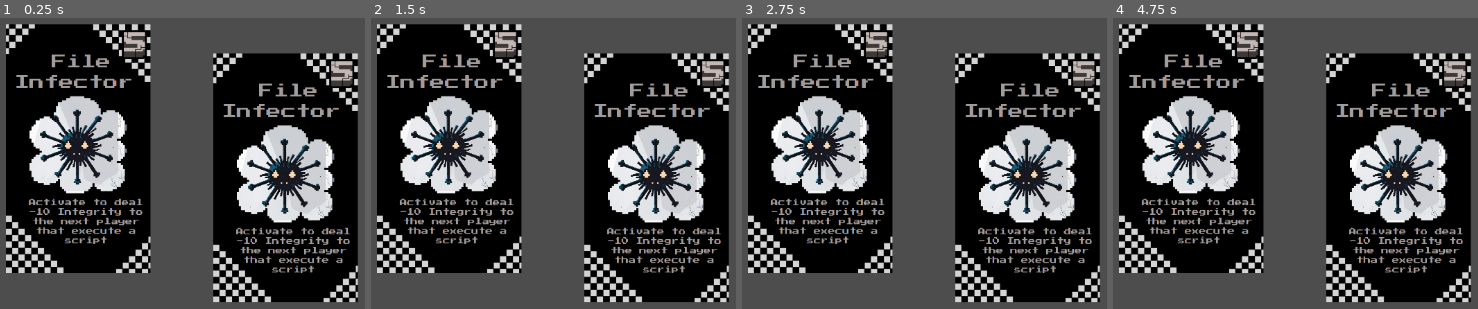
Above: before the commit, frames 1-4 (left to right).
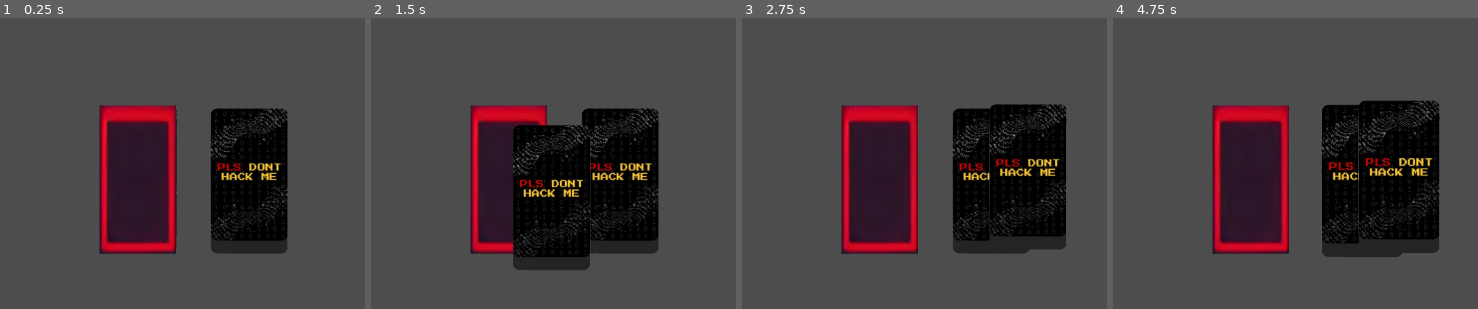
Above: after the commit, the same moments.

Repository: tawaninm/PlsDontHackMe
Game: Godot game, scene res://Scene/main.tscn
Two runs of this game, one before a commit and one after it. Both use one fixed random seed, a clock stepped at 60 frames per second and the inputs below.
Inputs (mouse positions are in pixels of both pictures, inside the frame that each line leads up to):
- Up to frame 1 (0.25 s): no input
- Up to frame 2 (1.5 s): tap Enter at 0.5 s; move the mouse to (outside the picture) at 0.52 s; click (outside the picture) at 0.67 s; tap Space at 1.25 s; drag from (498, 210) to (655, 178) at 1.27 s
- Up to frame 3 (2.75 s): move the mouse to (outside the picture) at 2.02 s; click (outside the picture) at 2.17 s
- Up to frame 4 (4.75 s): tap Enter at 2.75, 4.25 s; drag from (1361, 276) to (1397, 178) at 2.77 s; tap Space at 3.5 s; move the mouse to (outside the picture) at 3.52 s; click (outside the picture) at 3.67 s; drag from (1160, 119) to (1397, 178) at 4.27 s

The runs differ from the first frame. In frame 1, 65% of the frame differs, in the area x 1-99%, y 2-98%; in frame 2, 70%; in frame 3, 64%; in frame 4, 64%.

Commit message:
add Card Hover and card slot (slot not match now)

Diff:
--- a/Scene/card.tscn
+++ b/Scene/card.tscn
@@ -1,19 +1,26 @@
-[gd_scene load_steps=3 format=3 uid="uid://ch5fymw61da7g"]
+[gd_scene load_steps=4 format=3 uid="uid://u44cll7bp3s0"]
 
-[ext_resource type="Texture2D" uid="uid://bifb6xgm88j88" path="res://Asset/IMG/30.png" id="1_okpo3"]
+[ext_resource type="Texture2D" uid="uid://dxnhtc0mraow3" path="res://Asset/IMG/29.png" id="1_vp1ek"]
+[ext_resource type="Script" path="res://Script/card.gd" id="1_xlue2"]
 
-[sub_resource type="RectangleShape2D" id="RectangleShape2D_n7mkn"]
-size = Vector2(616.11, 1039.6)
+[sub_resource type="RectangleShape2D" id="RectangleShape2D_p405s"]
+size = Vector2(563, 1055)
 
-[node name="Card" type="Node"]
+[node name="Card" type="Node2D"]
+position = Vector2(0, -9.53674e-07)
+scale = Vector2(0.2, 0.2)
+script = ExtResource("1_xlue2")
 
-[node name="CardImage" type="Sprite2D" parent="."]
-position = Vector2(573, 309)
-scale = Vector2(0.344094, 0.344094)
-texture = ExtResource("1_okpo3")
+[node name="CardImg" type="Sprite2D" parent="."]
+texture = ExtResource("1_vp1ek")
 
-[node name="Area2D" type="Area2D" parent="CardImage"]
+[node name="Area2D" type="Area2D" parent="."]
+position = Vector2(0, 5.72205e-06)
 
-[node name="CollisionShape2D" type="CollisionShape2D" parent="CardImage/Area2D"]
-position = Vector2(0, 5.40613)
-shape = SubResource("RectangleShape2D_n7mkn")
+[node name="CollisionShape2D" type="CollisionShape2D" parent="Area2D"]
+position = Vector2(3.49998, -1.90735e-06)
+scale = Vector2(1, 1)
+shape = SubResource("RectangleShape2D_p405s")
+
+[connection signal="mouse_entered" from="Area2D" to="." method="_on_area_2d_mouse_entered"]
+[connection signal="mouse_exited" from="Area2D" to="." method="_on_area_2d_mouse_exited"]
--- /dev/null
+++ b/Scene/cardslot.tscn
@@ -0,0 +1,25 @@
+[gd_scene load_steps=4 format=3 uid="uid://d3thw7ewxb7wj"]
+
+[ext_resource type="Texture2D" uid="uid://cm1ksjxcx01l2" path="res://Asset/IMG/slot.png" id="1_s0abm"]
+[ext_resource type="Script" path="res://Script/cardslot.gd" id="1_t0bik"]
+
+[sub_resource type="RectangleShape2D" id="RectangleShape2D_3ut7g"]
+size = Vector2(107.72, 147.158)
+
+[node name="Cardslot" type="Node2D"]
+position = Vector2(523, 334)
+scale = Vector2(0.95, 1.52)
+script = ExtResource("1_t0bik")
+
+[node name="CardSlotImage" type="Sprite2D" parent="."]
+scale = Vector2(-0.159999, -0.159999)
+texture = ExtResource("1_s0abm")
+
+[node name="Area2D" type="Area2D" parent="."]
+collision_layer = 0
+collision_mask = 2
+
+[node name="CollisionShape2D" type="CollisionShape2D" parent="Area2D"]
+position = Vector2(-1.93715e-06, 9.53674e-07)
+scale = Vector2(1.02116, 0.951358)
+shape = SubResource("RectangleShape2D_3ut7g")
--- a/Scene/main.tscn
+++ b/Scene/main.tscn
@@ -1,29 +1,20 @@
-[gd_scene load_steps=5 format=3 uid="uid://bbjh5jh5bs1t5"]
+[gd_scene load_steps=4 format=3 uid="uid://bbjh5jh5bs1t5"]
 
-[ext_resource type="Texture2D" uid="uid://bifb6xgm88j88" path="res://Asset/IMG/30.png" id="1_5oxvn"]
-[ext_resource type="PackedScene" uid="uid://ch5fymw61da7g" path="res://Scene/card.tscn" id="1_oluc1"]
-[ext_resource type="Script" path="res://Script/card_manager.gd" id="1_usipr"]
-
-[sub_resource type="RectangleShape2D" id="RectangleShape2D_n7mkn"]
-size = Vector2(616.11, 1039.6)
+[ext_resource type="Script" path="res://Script/card_manager.gd" id="1_56fl5"]
+[ext_resource type="PackedScene" uid="uid://u44cll7bp3s0" path="res://Scene/card.tscn" id="1_oluc1"]
+[ext_resource type="PackedScene" uid="uid://d3thw7ewxb7wj" path="res://Scene/cardslot.tscn" id="3_xtasv"]
 
 [node name="Main" type="Node2D"]
-position = Vector2(0, -2)
 
 [node name="CardManager" type="Node2D" parent="."]
-script = ExtResource("1_usipr")
+script = ExtResource("1_56fl5")
 
-[node name="Card" type="Node" parent="CardManager"]
-
-[node name="CardImage" type="Sprite2D" parent="CardManager/Card"]
-position = Vector2(274, 267)
-scale = Vector2(0.344094, 0.344094)
-texture = ExtResource("1_5oxvn")
-
-[node name="Area2D" type="Area2D" parent="CardManager/Card/CardImage"]
-
-[node name="CollisionShape2D" type="CollisionShape2D" parent="CardManager/Card/CardImage/Area2D"]
-position = Vector2(0, 5.40613)
-shape = SubResource("RectangleShape2D_n7mkn")
+[node name="Card" parent="CardManager" instance=ExtResource("1_oluc1")]
+position = Vector2(520, 317)
 
 [node name="Card2" parent="CardManager" instance=ExtResource("1_oluc1")]
+position = Vector2(360, 314)
+
+[node name="Cardslot" parent="." instance=ExtResource("3_xtasv")]
+position = Vector2(360, 314)
+scale = Vector2(1, 1.52)
--- /dev/null
+++ b/Script/card.gd
@@ -0,0 +1,20 @@
+extends Node2D
+
+signal hovered
+signal hovered_off
+
+# Called when the node enters the scene tree for the first time.
+func _ready() -> void:
+	#all cards must be a child of cardmanager or this will error
+	get_parent().connect_card_signals(self)
+
+# Called every frame. 'delta' is the elapsed time since the previous frame.
+func _process(delta: float) -> void:
+	pass
+
+func _on_area_2d_mouse_entered() -> void:
+	emit_signal("hovered",self)
+
+
+func _on_area_2d_mouse_exited() -> void:
+	emit_signal("hovered_off",self)
--- a/Script/card_manager.gd
+++ b/Script/card_manager.gd
@@ -1,31 +1,105 @@
 extends Node2D
+
+const COLLISIONMASK_CARD = 1
+const COLLISIONMASK_CARD_SLOT = 2
+
+var card_being_dragged
+var screen_size
+var is_hovering_on_card
+
+# Called when the node enters the scene tree for the first time.
+func _ready() -> void:
+	screen_size = get_viewport_rect().size
+
+# Called every frame. 'delta' is the elapsed time since the previous frame.
+func _process(delta: float) -> void:
+	if card_being_dragged:
+		var mouse_pos = get_global_mouse_position()
+		card_being_dragged.position = Vector2(clamp(mouse_pos.x, 0, screen_size.x),
+			clamp(mouse_pos.y, 0, screen_size.y))
 
 func _input(event) :
 	if event is InputEventMouseButton and event.button_index == MOUSE_BUTTON_LEFT :
 		if event.pressed:
-			print("Left click")
+			var card = raycast_check_for_card()
+			if card :
+				start_drag(card)
 		else :
-			print("Left click released")
+			if card_being_dragged:
+				finish_drag()
+
+func start_drag(card):
+	card_being_dragged = card
+	card.scale = Vector2(0.2,0.2)
+
+func finish_drag():
+	print("Runing")
+	card_being_dragged.scale = Vector2(0.21,0.21)
+	var card_slot_found = raycast_check_for_card_slot()
+	if card_slot_found and not card_slot_found.card_in_slot:
+		print("card slot found")
+		#card dropped in empty card slot
+		card_being_dragged.position = card_slot_found.position
+		card_being_dragged.get_node("Area2D/CollisionShape2D").disabled = true
+		card_slot_found.card_in_slot = true
+	card_being_dragged = null
+
+func connect_card_signals(card):
+	card.connect("hovered", on_hovered_over_card)
+	card.connect("hovered_off", on_hovered_off_card)
+
+func on_hovered_over_card(card) :
+	if !is_hovering_on_card:
+		is_hovering_on_card = true
+	hightlight_card(card,true)
+
+func on_hovered_off_card(card) :
+	if !card_being_dragged:
+		hightlight_card(card,false)
+		# check if hovered off card straight on to another card
+		var new_card_horvered = raycast_check_for_card()
+		if new_card_horvered:
+			hightlight_card(new_card_horvered,true)
+		else :
+			is_hovering_on_card = false
+
+func hightlight_card(card, hovered):
+	if hovered:
+		card.scale = Vector2(0.21,0.21)
+		card.z_index = 2
+	else :
+		card.scale = Vector2(0.2,0.2)
+		card.z_index = 1
+
+func raycast_check_for_card_slot():
+	var space_state = get_world_2d().direct_space_state
+	var parameters = PhysicsPointQueryParameters2D.new()
+	parameters.position = get_global_mouse_position()
+	parameters.collide_with_areas = true
+	parameters.collision_mask = COLLISIONMASK_CARD_SLOT
+	var result = space_state.intersect_point(parameters)
+	if result.size() > 0:
+		return result[0].collider.get_parent()
+	return null
 
 func raycast_check_for_card():
 	var space_state = get_world_2d().direct_space_state
 	var parameters = PhysicsPointQueryParameters2D.new()
 	parameters.position = get_global_mouse_position()
 	parameters.collide_with_areas = true
-	parameters.collision_mask = 1
+	parameters.collision_mask = COLLISIONMASK_CARD
 	var result = space_state.intersect_point(parameters)
 	if result.size() > 0:
-		return result[0].collider.get_parent()
+		return get_card_with_hightest_z_index(result)
 	return null
 
+func get_card_with_hightest_z_index(card) :
+	var highest_z_card = card[0].collider.get_parent()
+	var highest_z_index = highest_z_card.z_index
 
-
-
-# Called when the node enters the scene tree for the first time.
-func _ready() -> void:
-	pass # Replace with function body.
-
-
-# Called every frame. 'delta' is the elapsed time since the previous frame.
-func _process(delta: float) -> void:
-	pass
+	for i in range(1,card.size()):
+		var current_card = card[i].collider.get_parent()
+		if current_card.z_index > highest_z_index:
+			highest_z_card = current_card
+			highest_z_index = current_card.z_index
+	return highest_z_card
--- /dev/null
+++ b/Script/cardslot.gd
@@ -0,0 +1,3 @@
+extends Node2D
+
+var card_in_slot = false
--- a/project.godot
+++ b/project.godot
@@ -15,6 +15,10 @@
 config/features=PackedStringArray("4.3", "GL Compatibility")
 config/icon="res://icon.svg"
 
+[display]
+
+window/vsync/vsync_mode=0
+
 [rendering]
 
 textures/canvas_textures/default_texture_filter=0
Binary file added: Asset/IMG/slot.png
Not shown, added: Asset/IMG/slot.png.import
